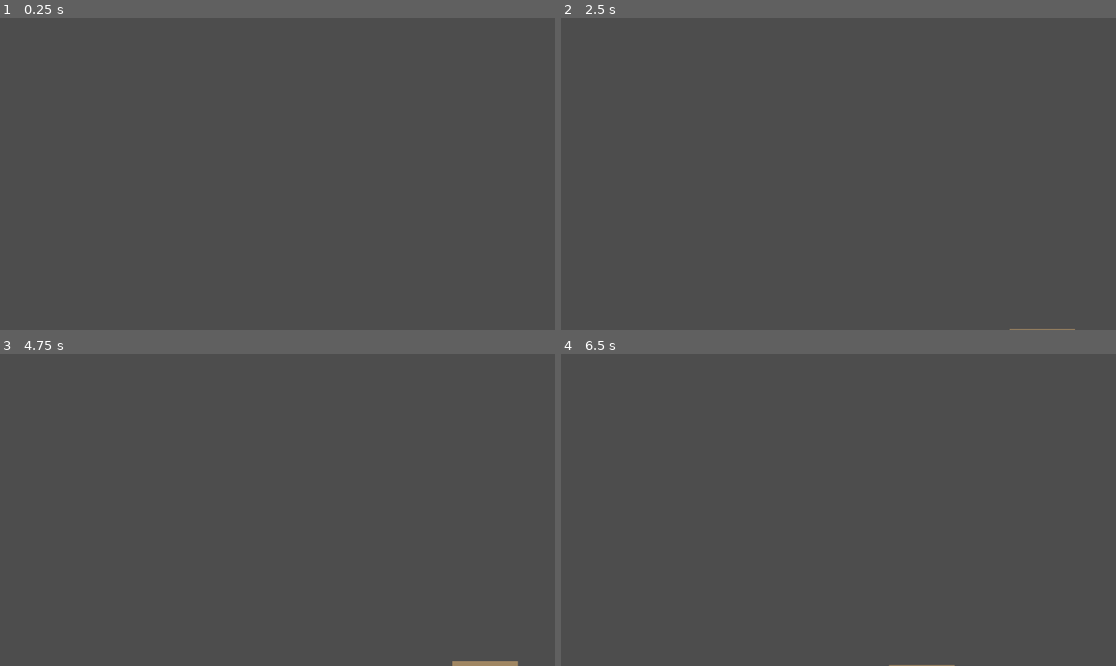
Above: before the commit, frames 1-4 (two rows, left to right).
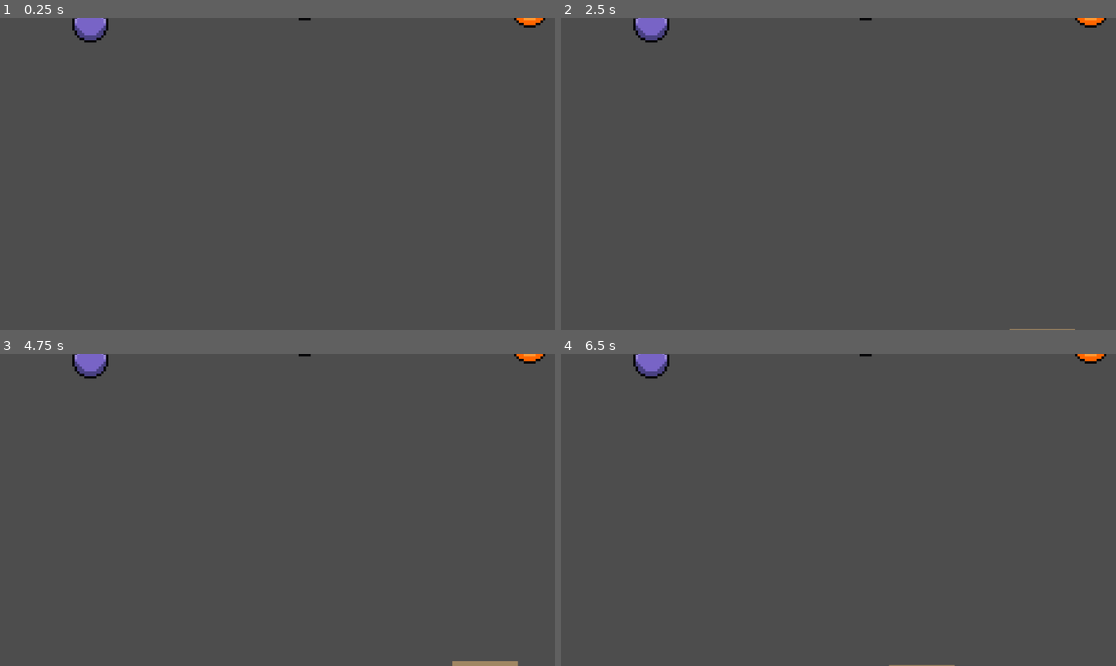
Above: after the commit, the same moments.

Repository: TwiceOnce8905/Catch-the-Ornaments
Game: Godot game, scene res://scenes/maingame.tscn
Two runs of this game, one before a commit and one after it. Both use one fixed random seed, a clock stepped at 60 frames per second and the inputs below.
Inputs:
- Up to frame 1 (0.25 s): no input
- Up to frame 2 (2.5 s): tap Enter at 0.5, 2 s; hold Right (right) 0.53-2.03 s; tap Space at 1.25 s; hold Left (left) from 2.03 s (still down)
- Up to frame 3 (4.75 s): tap Space at 2.75, 4.25 s; release Left (left) at 2.78 s; hold Right (right) 2.78-4.28 s; tap Enter at 3.5 s; hold Left (left) from 4.28 s (still down)
- Up to frame 4 (6.5 s): release Left (left) at 5.03 s; hold Right (right) 5.03-5.78 s; hold Left (left) from 5.78 s (still down)

The runs differ from the first frame. In frame 1, 0.6% of the frame differs, in the area x 13-99%, y 0-8%; in frame 2, 0.6%; in frame 3, 0.6%; in frame 4, 0.6%.

Commit message:
Implemented Random Ornament Spawn
Coded the spawning mechanism for the ornaments.

Diff:
--- a/scenes/blueorn.tscn
+++ b/scenes/blueorn.tscn
@@ -5,5 +5,6 @@
 [node name="blueorn" type="Node2D"]
 
 [node name="blue" type="Sprite2D" parent="."]
-position = Vector2(0, -10)
+position = Vector2(0, -50)
+scale = Vector2(5, 5)
 texture = ExtResource("1_3s216")
--- a/scenes/cat.tscn
+++ b/scenes/cat.tscn
@@ -104,6 +104,7 @@
 size = Vector2(144, 93)
 
 [node name="cat" type="CharacterBody2D"]
+z_index = 1
 script = ExtResource("1_se5fe")
 
 [node name="catani" type="AnimatedSprite2D" parent="."]
@@ -112,7 +113,7 @@
 sprite_frames = SubResource("SpriteFrames_l5p5i")
 animation = &"idle"
 autoplay = "idle"
-frame_progress = 0.041190423
+frame_progress = 0.3082251
 
 [node name="CollisionShape2D" type="CollisionShape2D" parent="."]
 position = Vector2(8, -54.5)
--- a/scenes/greenorn.tscn
+++ b/scenes/greenorn.tscn
@@ -5,5 +5,6 @@
 [node name="greenorn" type="Node2D"]
 
 [node name="green" type="Sprite2D" parent="."]
-position = Vector2(0, -10)
+position = Vector2(0, -50)
+scale = Vector2(5, 5)
 texture = ExtResource("1_3ik4u")
--- a/scenes/maingame.tscn
+++ b/scenes/maingame.tscn
@@ -1,6 +1,7 @@
-[gd_scene load_steps=5 format=3 uid="uid://dnxxerdgvfalu"]
+[gd_scene load_steps=6 format=3 uid="uid://dnxxerdgvfalu"]
 
 [ext_resource type="PackedScene" uid="uid://bxfon8htgq3nt" path="res://scenes/cat.tscn" id="1_i8va4"]
+[ext_resource type="Script" uid="uid://vlvgc4v4jeb1" path="res://scirpts/spawner.gd" id="1_jxvlb"]
 
 [sub_resource type="WorldBoundaryShape2D" id="WorldBoundaryShape2D_7h15q"]
 
@@ -30,6 +31,9 @@
 rotation = 1.5707964
 shape = SubResource("WorldBoundaryShape2D_ymkym")
 
+[node name="spawner" type="Node2D" parent="."]
+script = ExtResource("1_jxvlb")
+
 [node name="cat" parent="." instance=ExtResource("1_i8va4")]
 position = Vector2(-3, 561)
 
--- a/scenes/orangeorn.tscn
+++ b/scenes/orangeorn.tscn
@@ -5,5 +5,6 @@
 [node name="orangeorn" type="Node2D"]
 
 [node name="orange" type="Sprite2D" parent="."]
-position = Vector2(0, -10)
+position = Vector2(0, -50)
+scale = Vector2(5, 5)
 texture = ExtResource("1_nww7x")
--- a/scenes/pinkorn.tscn
+++ b/scenes/pinkorn.tscn
@@ -5,5 +5,6 @@
 [node name="pinkorn" type="Node2D"]
 
 [node name="pink" type="Sprite2D" parent="."]
-position = Vector2(0, -10)
+position = Vector2(0, -50)
+scale = Vector2(5, 5)
 texture = ExtResource("1_aogc7")
--- a/scenes/purpleorn.tscn
+++ b/scenes/purpleorn.tscn
@@ -5,5 +5,6 @@
 [node name="purpleorn" type="Node2D"]
 
 [node name="purple" type="Sprite2D" parent="."]
-position = Vector2(0, -10)
+position = Vector2(0, -50)
+scale = Vector2(5, 5)
 texture = ExtResource("1_40cik")
--- a/scenes/redorn.tscn
+++ b/scenes/redorn.tscn
@@ -5,5 +5,6 @@
 [node name="redorn" type="Node2D"]
 
 [node name="red" type="Sprite2D" parent="."]
-position = Vector2(0, -10)
+position = Vector2(0, -50)
+scale = Vector2(5, 5)
 texture = ExtResource("1_70ro6")
--- a/scenes/yelloworn.tscn
+++ b/scenes/yelloworn.tscn
@@ -5,5 +5,6 @@
 [node name="yelloworn" type="Node2D"]
 
 [node name="yellow" type="Sprite2D" parent="."]
-position = Vector2(0, -10)
+position = Vector2(0, -50)
+scale = Vector2(5, 5)
 texture = ExtResource("1_fxcuq")
--- /dev/null
+++ b/scirpts/spawner.gd
@@ -0,0 +1,47 @@
+extends Node2D
+
+# loads ornaments before-hand
+var ornaments := [
+	preload("res://scenes/redorn.tscn"),
+	preload("res://scenes/orangeorn.tscn"),
+	preload("res://scenes/yelloworn.tscn"),
+	preload("res://scenes/greenorn.tscn"),
+	preload("res://scenes/blueorn.tscn"),
+	preload("res://scenes/purpleorn.tscn"),
+	preload("res://scenes/pinkorn.tscn")
+]
+
+# variable for x axis spawning
+var min_x := -935
+var max_x := 950
+
+# variable for y axis spawning
+var min_y := -410
+var max_y := -260
+
+func _ready():
+	spawn_ornament()
+	spawn_ornament()
+	spawn_ornament()
+	spawn_ornament()
+	spawn_ornament()
+	spawn_ornament()
+	spawn_ornament()
+	spawn_ornament()
+	spawn_ornament()
+	spawn_ornament()
+	spawn_ornament()
+	spawn_ornament()
+
+
+# in the name of the function I don't know why you want to look at this comment anyways hi
+func spawn_ornament():
+	var ornament_scene = ornaments.pick_random()
+	var ornament = ornament_scene.instantiate()
+
+	# random spawn posi
+	var x_pos = randf_range(min_x, max_x)
+	var y_pos = randf_range(min_y, max_y)
+
+	ornament.position = Vector2(x_pos, y_pos)
+	add_child(ornament)
Not shown, added: scirpts/spawner.gd.uid
